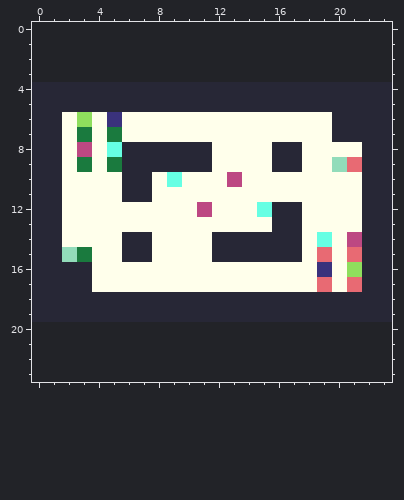
Two versions of one pixel-art sprite, WeAllHaveDreams/Assets/Resources/Maps/DemoMap.png. The picture above is the old version.
The file is 24x16 pixels. The old version is drawn lined up with the new one, on the new canvas.
After:
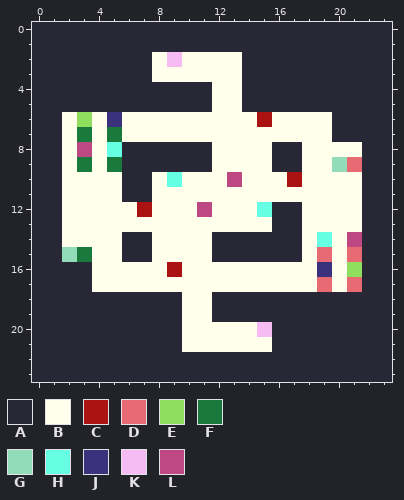
Palette (. is transparent): A #272736  B #ffffeb  C #ab1212  D #e86a73  E #8fde5d  F #1a7a3e  G #92dcba  H #66ffe3  J #3a327c  K #f7bbf4  L #bd4882
What changed:
{"change": "canvas 24x16 -> 24x24, the old top-left corner now at 0,4"}
{"y":0,"x":0,"old":"........................","new":"AAAAAAAAAAAAAAAAAAAAAAAA"}
{"y":1,"x":0,"old":"........................","new":"AAAAAAAAAAAAAAAAAAAAAAAA"}
{"y":2,"x":0,"old":"........................","new":"AAAAAAAABKBBBBAAAAAAAAAA"}
{"y":3,"x":0,"old":"........................","new":"AAAAAAAABBBBBBAAAAAAAAAA"}
{"y":4,"x":12,"old":"AA","new":"BB"}
{"y":5,"x":12,"old":"AA","new":"BB"}
{"y":6,"x":15,"old":"B","new":"C"}
{"y":10,"x":17,"old":"B","new":"C"}
{"y":12,"x":7,"old":"B","new":"C"}
{"y":16,"x":9,"old":"B","new":"C"}
{"y":18,"x":10,"old":"AA","new":"BB"}
{"y":19,"x":10,"old":"AA","new":"BB"}
{"y":20,"x":0,"old":"........................","new":"AAAAAAAAAABBBBBKAAAAAAAA"}
{"y":21,"x":0,"old":"........................","new":"AAAAAAAAAABBBBBBAAAAAAAA"}
{"y":22,"x":0,"old":"........................","new":"AAAAAAAAAAAAAAAAAAAAAAAA"}
{"y":23,"x":0,"old":"........................","new":"AAAAAAAAAAAAAAAAAAAAAAAA"}
